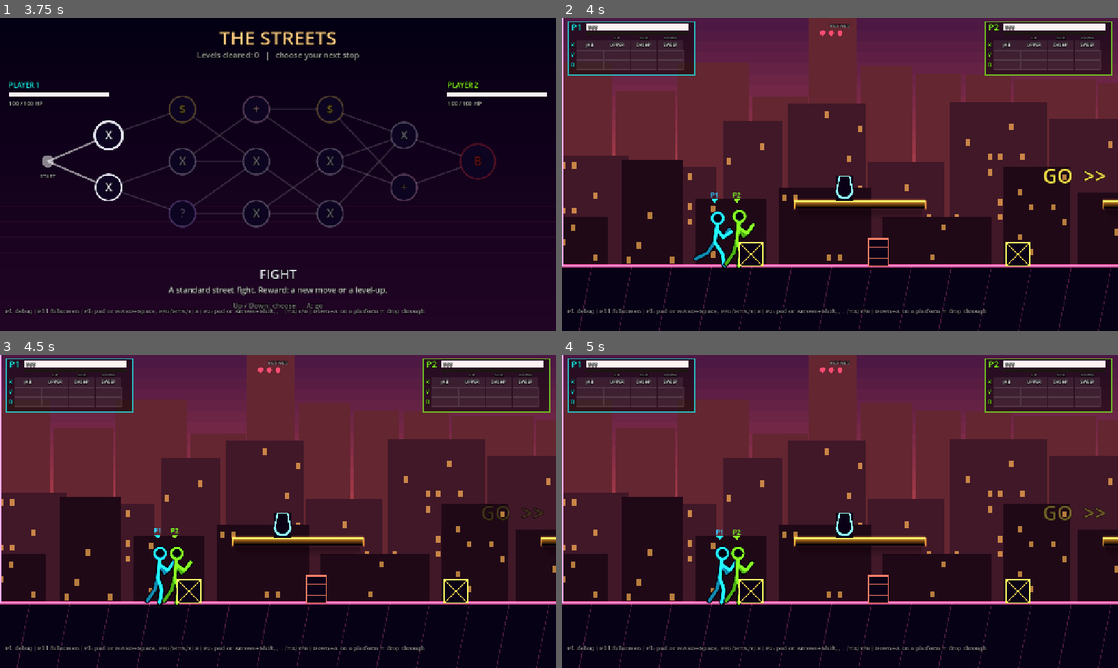
Above: before the commit, frames 1-4 (two rows, left to right).
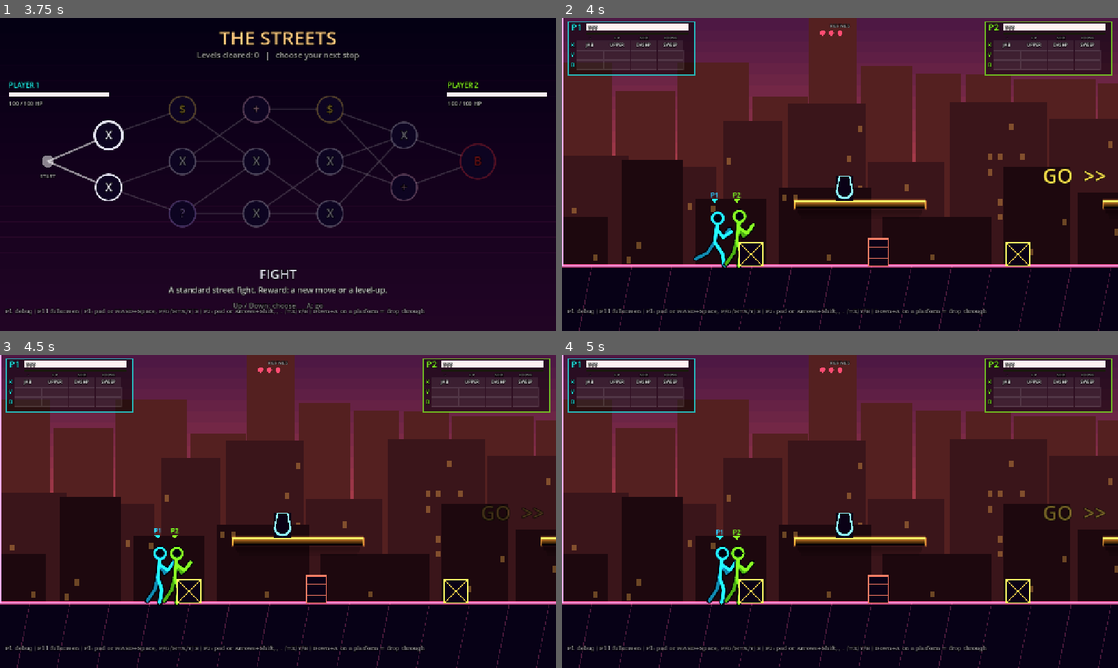
Above: after the commit, the same moments.

Repository: LaMaSi/Multiplayer-fighting-roguelike
Game: Godot game, scene res://scenes/main_menu.tscn
Two runs of this game, one before a commit and one after it. Both use one fixed random seed, a clock stepped at 60 frames per second and the inputs below.
Inputs (mouse positions are in pixels of both pictures, inside the frame that each line leads up to):
- Up to frame 1 (3.75 s): tap Enter at 0.5 s; move the mouse to (400, 158) at 0.52 s; hold D 0.53-1.25 s; tap F at 0.6 s; click (400, 158) at 0.67 s; tap Space at 0.77 s; drag from (166, 190) to (250, 237) at 1.27 s; move the mouse to (333, 105) at 2.02 s; hold A 2.03-2.75 s; tap H at 2.1 s; drag from (250, 237) to (111, 127) at 2.77 s; move the mouse to (444, 221) at 3.52 s; hold D from 3.53 s (still down); tap V at 3.6 s
- Up to frame 2 (4 s): keep holding D; tap Space at 3.77 s
- Up to frame 3 (4.5 s): release D at 4.25 s; drag from (111, 464) to (194, 433) at 4.27 s
- Up to frame 4 (5 s): no input

Frame 1 is identical in both runs. In frame 2, 0.7% of the frame differs, in the area x 0-100%, y 29-79%; in frame 3, 0.7%; in frame 4, 0.7%.

Commit message:
Heavy-fog background as default; add colour STYLEGUIDE draft
Co-Authored-By: Claude Sonnet 5.5 <noreply@anthropic.com>
Claude-Session: https://claude.ai/code/session_01C2WewpGAAP2KUyYkL7WJHM

Diff:
--- a/scripts/levels/backdrop.gd
+++ b/scripts/levels/backdrop.gd
@@ -7,7 +7,7 @@
 ##   fog: how far the fill is pulled toward the haze colour (per layer, far layers get more)
 ##   desat: 0..1 pull toward grey, dim: brightness multiplier, edge: roof-line alpha (0 = pure silhouette)
 ##   win: window alpha, dens: window density multiplier
-static var variant := 1
+static var variant := 2
 const STYLES := [
 	{"fog": 0.0, "desat": 0.0, "dim": 1.0, "edge": 1.0, "win": 1.0, "dens": 1.0},
 	{"fog": 0.55, "desat": 0.35, "dim": 0.75, "edge": 0.0, "win": 0.35, "dens": 0.6},
Not shown, added: docs/STYLEGUIDE.md
